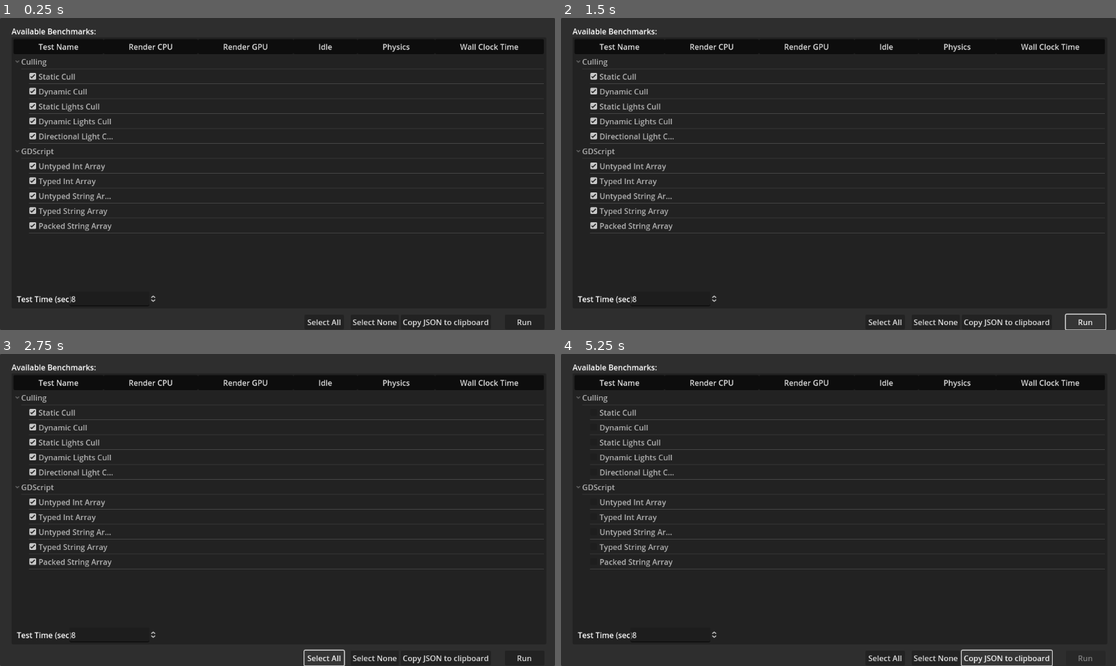
Above: before the commit, frames 1-4 (two rows, left to right).
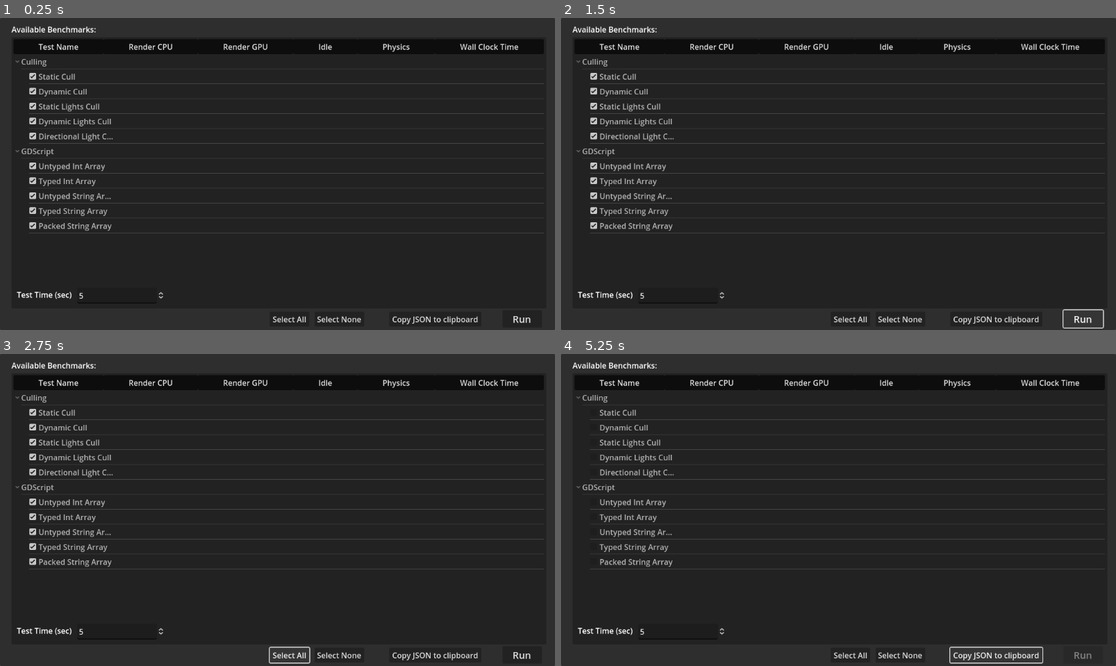
Above: after the commit, the same moments.

Repository: godotengine/godot-benchmarks
Game: Godot game, scene res://main.tscn
Same seed, same stepped clock (60 frames per second), same inputs: the game is played once before the commit and once after it.
Inputs:
- Up to frame 1 (0.25 s): no input
- Up to frame 2 (1.5 s): click "Copy JSON to clipboard" at 0.5 s; click "Run" at 1.25 s
- Up to frame 3 (2.75 s): click "Select All" at 2 s
- Up to frame 4 (5.25 s): click "Select None" at 2.75 s; click "Select All" at 3.5 s; click "Select None" at 4.25 s; click "Copy JSON to clipboard" at 5 s

The runs differ from the first frame. In frame 1, 1.0% of the frame differs, in the area x 2-96%, y 2-100%; in frame 2, 1.2%; in frame 3, 1.2%; in frame 4, 1.3%.
Error before the commit: Invalid call. Nonexistent function 'change_scene' in base 'SceneTree'. (res://manager.gd:115)
Error after the commit: Invalid call. Nonexistent function 'change_scene' in base 'SceneTree'. (res://manager.gd:123)

Commit message:
Implement running benchmarks from the command line with `--run-benchmarks`
- Change window title every time a new benchmark is run to indicate
  progress.
- Tweak UI display to fit changes in the `master` branch.

Diff:
--- a/main.gd
+++ b/main.gd
@@ -55,6 +55,9 @@
 	# Select all benchmarks since the user most likely wants to run all of them by default.
 	_on_SelectAll_pressed()
 
+	if "--run-benchmarks" in OS.get_cmdline_args():
+		_on_Run_pressed()
+
 
 func _on_SelectAll_pressed() -> void:
 	for item in items:
@@ -69,58 +72,8 @@
 
 
 func _on_CopyJSON_pressed() -> void:
-	var version_info := Engine.get_version_info()
-	var version_string: String
-	if version_info.patch >= 1:
-		version_string = "v%d.%d.%d.%s.%s" % [version_info.major, version_info.minor, version_info.patch, version_info.status, version_info.build]
-	else:
-		version_string = "v%d.%d.%s.%s" % [version_info.major, version_info.minor, version_info.status, version_info.build]
-
-	var dict := {
-		engine = {
-			version = version_string,
-			version_hash = version_info.hash,
-			build_type = "debug" if OS.is_debug_build() else "release",
-		},
-		system = {
-			cpu_architecture = (
-				"x86_64" if OS.has_feature("x86_64")
-				else "arm64" if OS.has_feature("arm64")
-				else "arm" if OS.has_feature("arm")
-				else "x86" if OS.has_feature("x86")
-				else "unknown"
-			),
-			cpu_count = OS.get_processor_count(),
-			gpu_name = RenderingServer.get_video_adapter_name(),
-			gpu_vendor = RenderingServer.get_video_adapter_vendor(),
-		}
-	}
-
-	var benchmarks := []
-	for i in Manager.get_test_count():
-		var test := {
-			category = Manager.get_test_category(i),
-			name = Manager.get_test_name(i),
-		}
-
-		var result: Manager.Results = Manager.get_test_result(i)
-		if result:
-			test.results = {
-				render_cpu = snapped(result.render_cpu, 0.01),
-				render_gpu = snapped(result.render_gpu, 0.01),
-				idle = snapped(result.idle, 0.01),
-				physics = snapped(result.physics, 0.01),
-				time = round(result.time),
-			}
-		else:
-			test.results = {}
-
-		benchmarks.push_back(test)
-
-	dict.benchmarks = benchmarks
-
 	var json := JSON.new()
-	DisplayServer.clipboard_set(json.stringify(dict, "\t"))
+	DisplayServer.clipboard_set(json.stringify(Manager.get_results_dict(), "\t"))
 
 
 func _on_Run_pressed() -> void:
@@ -134,6 +87,7 @@
 	if index == 0:
 		return
 
+	print("Running %d benchmarks..." % items.size())
 	Manager.benchmark(queue, $TestTime.value, "res://main.tscn")
 
 
--- a/main.tscn
+++ b/main.tscn
@@ -12,9 +12,10 @@
 
 [node name="Label" type="Label" parent="."]
 offset_left = 24.0
-offset_top = 16.0
-offset_right = 146.0
-offset_bottom = 56.0
+offset_top = 12.0
+offset_right = 197.0
+offset_bottom = 52.0
+theme_override_font_sizes/font_size = 16
 text = "Available Benchmarks:"
 __meta__ = {
 "_edit_use_anchors_": false
@@ -37,10 +38,10 @@
 anchor_top = 1.0
 anchor_right = 1.0
 anchor_bottom = 1.0
-offset_left = -520.0
-offset_top = -32.0
-offset_right = -438.0
-offset_bottom = -12.0
+offset_left = -592.0
+offset_top = -38.0
+offset_right = -510.0
+offset_bottom = -9.0
 rect_pivot_offset = Vector2(41, 20)
 text = "Select All"
 
@@ -49,10 +50,10 @@
 anchor_top = 1.0
 anchor_right = 1.0
 anchor_bottom = 1.0
-offset_left = -424.0
-offset_top = -32.0
-offset_right = -335.0
-offset_bottom = -12.0
+offset_left = -499.0
+offset_top = -38.0
+offset_right = -396.0
+offset_bottom = -9.0
 rect_pivot_offset = Vector2(41, 20)
 text = "Select None"
 
@@ -61,10 +62,10 @@
 anchor_top = 1.0
 anchor_right = 1.0
 anchor_bottom = 1.0
-offset_left = -320.0
-offset_top = -32.0
-offset_right = -162.0
-offset_bottom = -12.0
+offset_left = -344.0
+offset_top = -38.0
+offset_right = -153.0
+offset_bottom = -9.0
 rect_pivot_offset = Vector2(41, 20)
 text = "Copy JSON to clipboard"
 
@@ -73,11 +74,12 @@
 anchor_top = 1.0
 anchor_right = 1.0
 anchor_bottom = 1.0
-offset_left = -104.0
-offset_top = -32.0
-offset_right = -22.0
-offset_bottom = -12.0
+offset_left = -109.0
+offset_top = -41.0
+offset_right = -27.0
+offset_bottom = -7.0
 rect_pivot_offset = Vector2(41, 20)
+theme_override_font_sizes/font_size = 20
 disabled = true
 text = "Run
 "
@@ -86,22 +88,22 @@
 }
 
 [node name="Label2" type="Label" parent="."]
-offset_left = 35.1181
-offset_top = 572.436
-offset_right = 132.118
-offset_bottom = 612.436
+offset_left = 35.0
+offset_top = 563.0
+offset_right = 155.0
+offset_bottom = 603.0
 text = "Test Time (sec)"
 __meta__ = {
 "_edit_use_anchors_": false
 }
 
 [node name="TestTime" type="SpinBox" parent="."]
-offset_left = 144.0
-offset_top = 568.0
-offset_right = 326.0
-offset_bottom = 592.0
+offset_left = 160.0
+offset_top = 560.0
+offset_right = 342.0
+offset_bottom = 593.0
 min_value = 1.0
-value = 8.0
+value = 5.0
 __meta__ = {
 "_edit_use_anchors_": false
 }
--- a/manager.gd
+++ b/manager.gd
@@ -37,6 +37,8 @@
 var begin_time := 0.0
 var remaining_time := 5.0
 var tests_queue = []
+## Used to display the number of benchmarks that need to be run in the console output and window title.
+var tests_queue_initial_size := 0
 var test_time := 5.0
 var return_to_scene : = ""
 var skip_first := false
@@ -100,12 +102,18 @@
 	if tests_queue.size() == 0:
 		return
 
+	if tests_queue_initial_size == 0:
+		tests_queue_initial_size = queue.size()
+
 	test_time = time
 	return_to_scene = return_path
 	begin_test()
 
 
 func begin_test() -> void:
+	DisplayServer.window_set_title("%d/%d - Running - Godot Benchmarks" % [tests_queue_initial_size - tests_queue.size() + 1, tests_queue_initial_size])
+	print("Running benchmark %d of %d..." % [tests_queue_initial_size - tests_queue.size() + 1, tests_queue_initial_size])
+
 	results = Results.new()
 	recording = true
 	results = Results.new()
@@ -152,3 +160,60 @@
 	else:
 		get_tree().change_scene(return_to_scene)
 		return_to_scene = ""
+		DisplayServer.window_set_title("[DONE] %d benchmarks - Godot Benchmarks" % tests_queue_initial_size)
+		print("Done running %d benchmarks. Results JSON:\n" % tests_queue_initial_size)
+		print(get_results_dict())
+
+
+func get_results_dict() -> Dictionary:
+	var version_info := Engine.get_version_info()
+	var version_string: String
+	if version_info.patch >= 1:
+		version_string = "v%d.%d.%d.%s.%s" % [version_info.major, version_info.minor, version_info.patch, version_info.status, version_info.build]
+	else:
+		version_string = "v%d.%d.%s.%s" % [version_info.major, version_info.minor, version_info.status, version_info.build]
+
+	var dict := {
+		engine = {
+			version = version_string,
+			version_hash = version_info.hash,
+			build_type = "debug" if OS.is_debug_build() else "release",
+		},
+		system = {
+			cpu_architecture = (
+				"x86_64" if OS.has_feature("x86_64")
+				else "arm64" if OS.has_feature("arm64")
+				else "arm" if OS.has_feature("arm")
+				else "x86" if OS.has_feature("x86")
+				else "unknown"
+			),
+			cpu_count = OS.get_processor_count(),
+			gpu_name = RenderingServer.get_video_adapter_name(),
+			gpu_vendor = RenderingServer.get_video_adapter_vendor(),
+		}
+	}
+
+	var benchmarks := []
+	for i in Manager.get_test_count():
+		var test := {
+			category = Manager.get_test_category(i),
+			name = Manager.get_test_name(i),
+		}
+
+		var result: Manager.Results = Manager.get_test_result(i)
+		if result:
+			test.results = {
+				render_cpu = snapped(result.render_cpu, 0.01),
+				render_gpu = snapped(result.render_gpu, 0.01),
+				idle = snapped(result.idle, 0.01),
+				physics = snapped(result.physics, 0.01),
+				time = round(result.time),
+			}
+		else:
+			test.results = {}
+
+		benchmarks.push_back(test)
+
+	dict.benchmarks = benchmarks
+
+	return dict
--- a/project.godot
+++ b/project.godot
@@ -20,6 +20,7 @@
 
 [application]
 
+config/name="Godot Benchmarks"
 run/main_scene="res://main.tscn"
 config/icon="res://icon.png"
 config/features=PackedStringArray("4.0")
